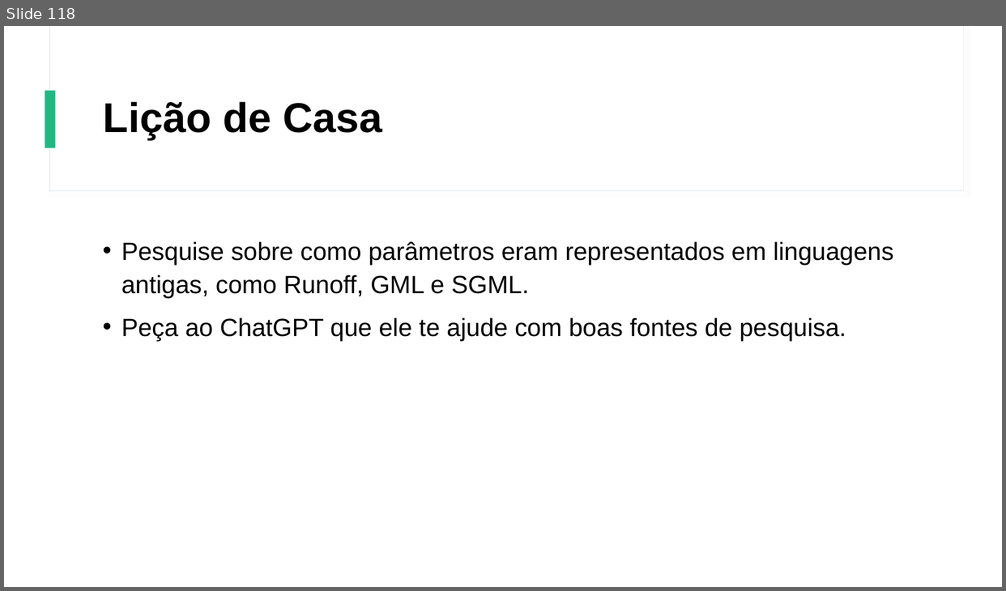
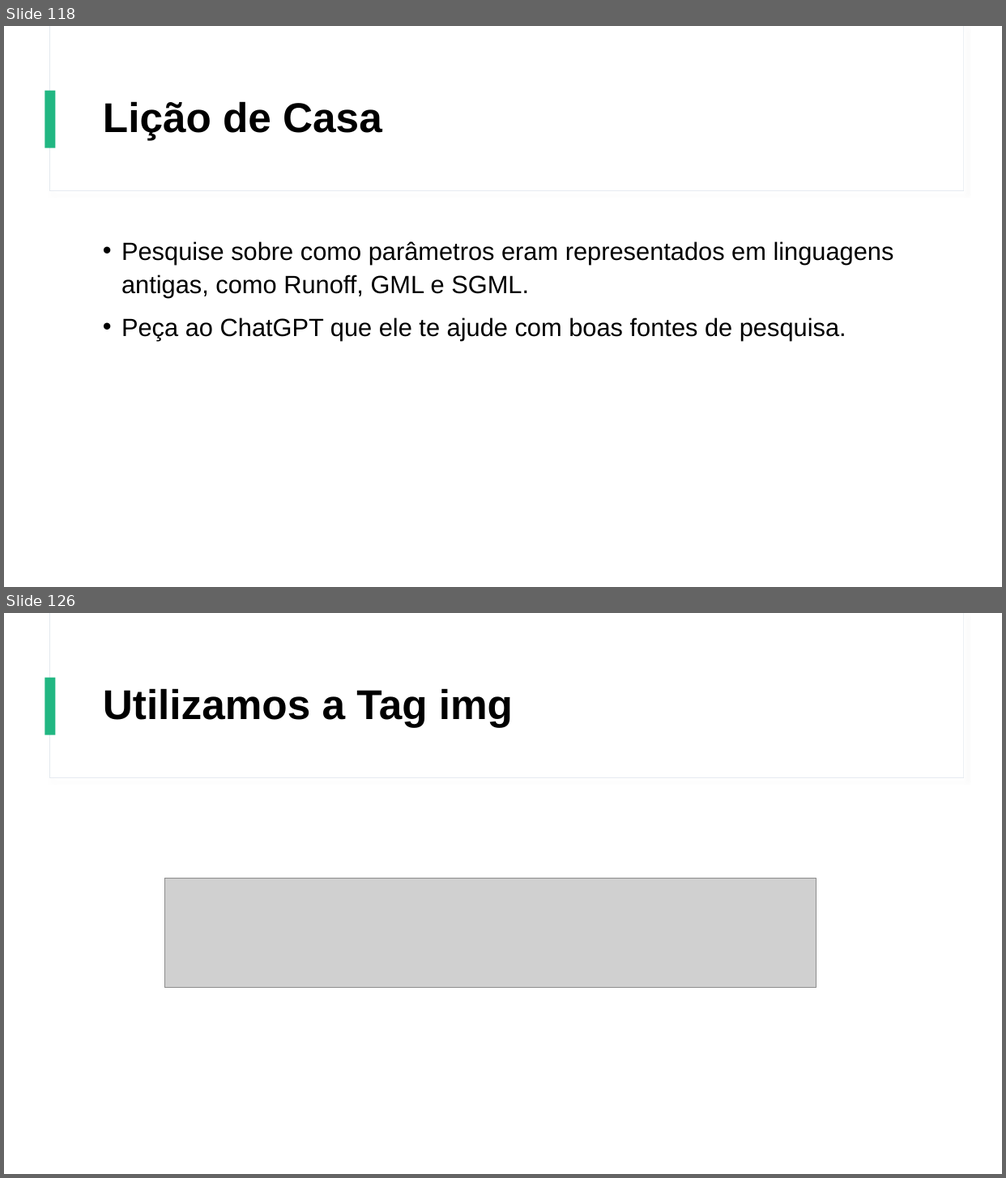
Before and after one commit to Gustavo6401/CursoHTMLCSS, a slide deck: Power Point/Curso de HTML e CSS.pptx. Shown one above the other, each under a label of ours: slide 118 before the commit, slides 118 and 126 after it; the slides between them are not shown. The pictures are 1006x591 and 1006x1178 pixels, drawn with LibreOffice and Linux fonts; fonts in the diff are those of the drawing; grey boxes stand for pictures. Boxes give left, top, right and bottom in pixels: in the first picture for what was removed or moved away, otherwise in the second. Text is boxed around its words. In the diff, an @@ line names an element or a change of style, - is before the commit and + after.

```diff
--- a/Power Point/Curso de HTML e CSS.pptx
+++ b/Power Point/Curso de HTML e CSS.pptx
@@ slide 126 added at (x1=4, y1=613, x2=1002, y2=1174), background #FFFFFF; not listed: 3 template elements that a slide beside it also shows @@
@@ title added at (x1=103, y1=688, x2=513, y2=727), 40 pt, text #000000, bold @@
+Utilizamos a Tag img
@@ picture added at (x1=165, y1=879, x2=816, y2=988) @@
```
Also in this commit, not shown: 34 other slides added, 8 other files.
